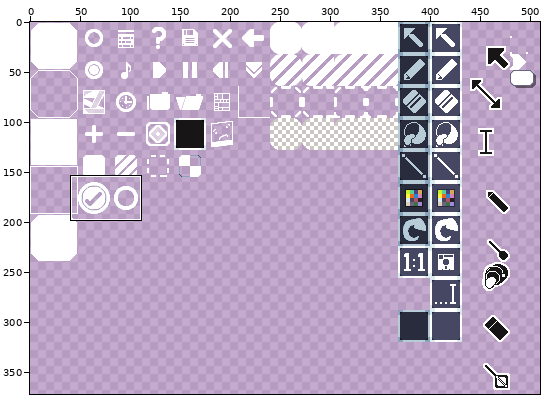
Sprite sheet: assets/gui.png. The first picture is a wide view before the edit; the outline marks the close-up.
Close-up. Before the edit:
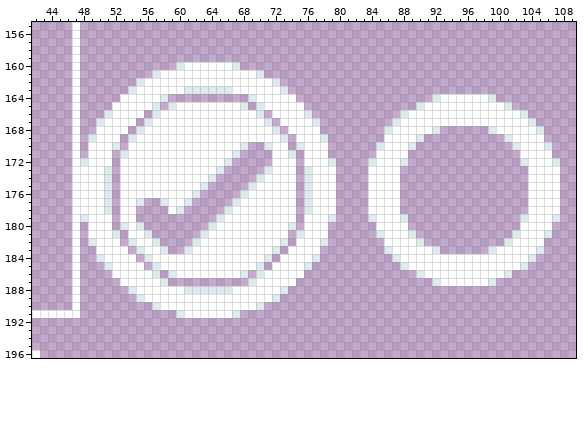
The file is 512x512 pixels. Colours within 5 levels of each other are drawn and written as one. Shown: x 42..109, y 155..196. The wide view leaves out empty margins.
After:
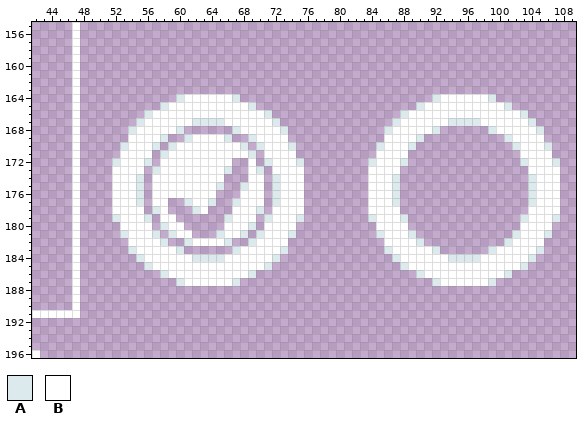
Palette (. is transparent): A #dceaee  B #ffffff
Edits made:
Changed rows in their new state; - is an unchanged pixel.
first column x 48:
160 ------------........-------------------------------------
161 ---------..............----------------------------------
162 -------..................--------------------------------
163 ------....................-------------------------------
164 -----......-ABBBBBBA-......------------------------------
165 ----......AB--------BA......-----------------------------
166 ---.....AB------------BA.....----------------------------
167 --.....AB-----AAAA-----BA.....----------------AAAA-------
168 --....AB----A......A----BA....---------------------------
169 -....-B---A..A----A..A---B-....--------------------------
170 -....A---A.A----------AB--A....--------------------------
171 -...-B---.A--------BBA-B--B-...--------------------------
172 ....A---A.--------B--B-A---A....-------------------------
173 ....B---.A-------BA--BA.---B....-------------------------
174 ....B--A.-------BB---BB.A--B....-------A----------------A
175 ....B--A.------BBA--AB-.A--B....-------A----------------A
176 ....B--A.-----BBB---B--.A--B....-------A----------------A
177 ....B----BB..-BBA------.A--B....-------A----------------A
178 ....B--B-AB..-AB--.---A.---B....-------------------------
179 ....A--BA-BB-----.A---.A---A....-------------------------
180 -...-B-BB-ABB---..---A.---B-...--------------------------
181 -....A--BA-ABB-..A--A.A---A....--------------------------
182 -....-B--BA--AB---A..A---B-....--------------------------
183 --....AB--BBA......A----BA....---------------------------
184 --.....AB-----AAAA-----BA.....----------------AAAA-------
185 ---.....AB------------BA.....----------------------------
186 ----......AB--------BA......-----------------------------
187 -----......-ABBBBBBA-......------------------------------
188 ------....................-------------------------------
189 -------..................--------------------------------
190 ---------..............----------------------------------
191 ------------........-------------------------------------
Boxes around the changes in both close-ups, in picture pixels (x1, y1, x2, y2):
changed: (80, 62, 336, 318)
changed: (448, 118, 480, 126)
changed: (392, 174, 400, 206)
changed: (528, 174, 536, 206)
changed: (448, 254, 480, 262)
